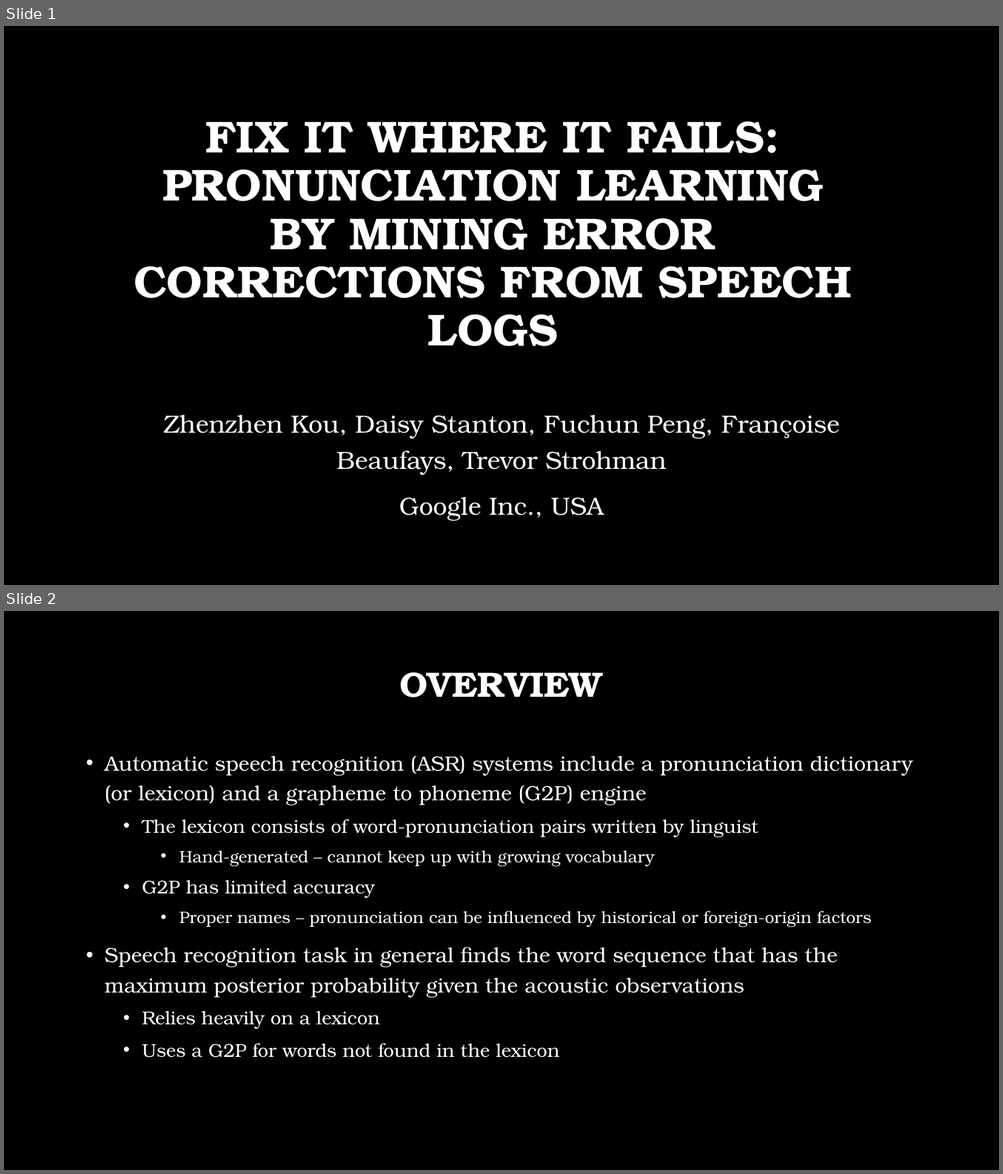
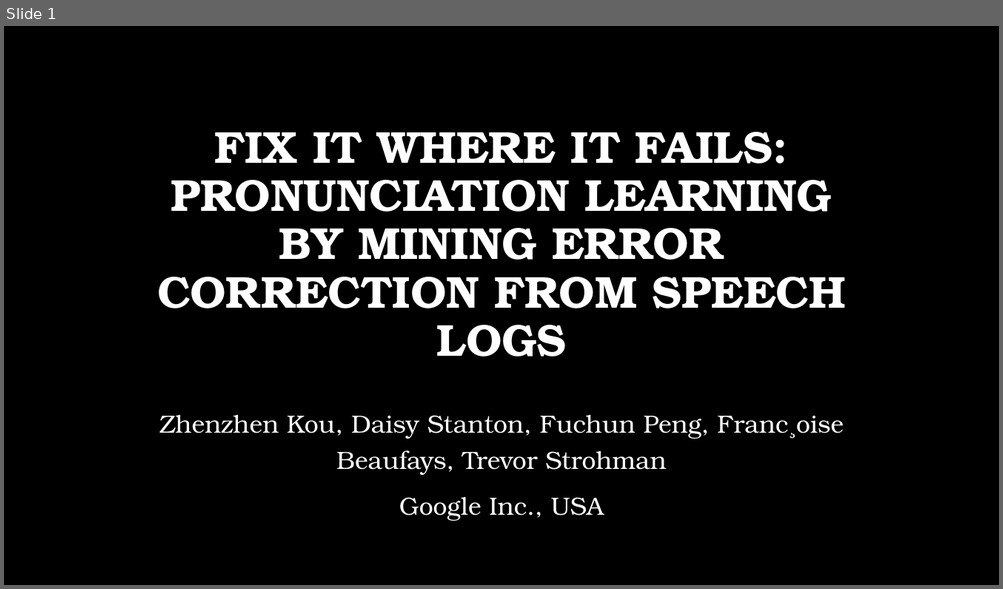
Before and after one commit to msnyde8/COSC757, a slide deck: Assignments/ArticleSummary/ArticleSummarySlides-MJS.pptx. Shown one above the other, each under a label of ours: slides 1 and 2 before the commit, slide 1 after it. The pictures are 1003x1174 and 1003x589 pixels, drawn with LibreOffice and Linux fonts; fonts in the diff are those of the drawing; background and template pictures are left out. Boxes give left, top, right and bottom in pixels: in the first picture for what was removed or moved away, otherwise in the second. Text is boxed around its words. In the diff, an @@ line names an element or a change of style, - is before the commit and + after.

```diff
--- a/Assignments/ArticleSummary/ArticleSummarySlides-MJS.pptx
+++ b/Assignments/ArticleSummary/ArticleSummarySlides-MJS.pptx
@@ slide 2 removed at bbox=[4, 611, 999, 1170], background picture (left out) @@
@@ title removed at bbox=[399, 672, 602, 698] @@
-OVERVIEW
@@ text removed at bbox=[105, 756, 913, 1058] @@
-• Automatic speech recognition (ASR) systems include a pronunciation dictionary (or lexicon) and a grapheme to phoneme (G2P) engine
-  • The lexicon consists of word-pronunciation pairs written by linguist
-    • Hand-generated – cannot keep up with growing vocabulary
-  • G2P has limited accuracy
-    • Proper names – pronunciation can be influenced by historical or foreign-origin factors
-• Speech recognition task in general finds the word sequence that has the maximum posterior probability given the acoustic observations
-  • Relies heavily on a lexicon
-  • Uses a G2P for words not found in the lexicon
@@ slide 1 changed as well @@
@@ title "FIX IT WHERE IT FAILS: ..." at bbox=[157, 132, 845, 357]: vertical alignment middle to bottom @@
@@ title at bbox=[157, 132, 845, 357]: text changed @@
-FIX IT WHERE IT FAILS: PRONUNCIATION LEARNING BY MINING ERROR CORRECTIONS FROM SPEECH LOGS
+FIX IT WHERE IT FAILS: PRONUNCIATION LEARNING BY MINING ERROR CORRECTION FROM SPEECH LOGS
@@ subtitle at bbox=[159, 415, 843, 475]: text changed @@
-Zhenzhen Kou, Daisy Stanton, Fuchun Peng, Françoise Beaufays, Trevor Strohman
+Zhenzhen Kou, Daisy Stanton, Fuchun Peng, Franc¸oise Beaufays, Trevor Strohman
```
Also in this commit, not shown: 1 other slide changed, 3 slides added, 6 other slides removed, 1 other file.
